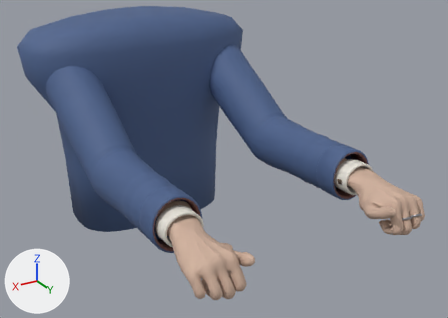
Renders of the Blender file assets/characters/fp_arms/source/fp_arms_blockout.blend from each side of a commit.
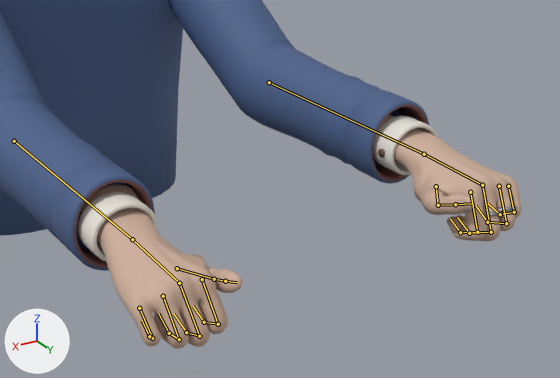
Old and new are each drawn whole from a 50 mm camera at (0.591, 1.388, 1.812) aimed at (-0.043, 0.333, 1.284) and again close up on the part from 24% to 100% of the width and 28% to 100% of the height. Every picture has the same lights, and +X, +Y and +Z are marked at lower left. The last two pictures show the newer version. Both versions are drawn at frame 1 of the action 'Wrap'; the numbers are the values there. The bones that change, and the others that lie on the model, are drawn over the model as lines in the close-ups.

Names of what the first close-up shows: 'FPArmsBody'.
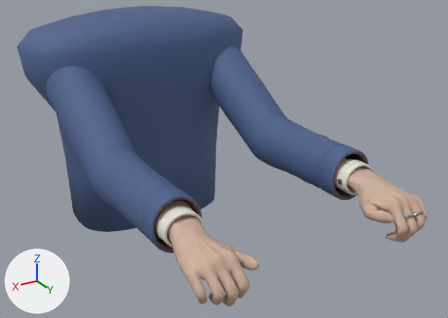
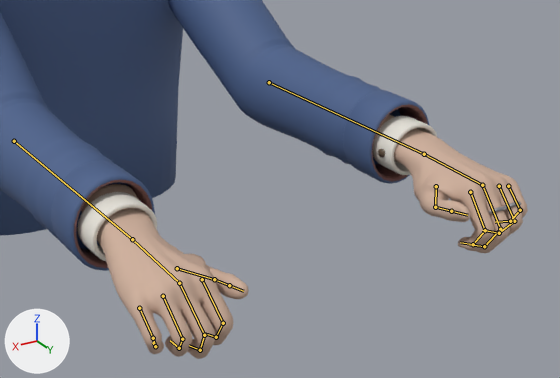
Boxes [x1, y1, x2, y2] around the edits, measured in the close-ups (560 x 378 px):
'FPArmsBody', posed
    before: [0, 0, 522, 349]
    after: [0, 0, 528, 359]
bone 'index_01_l', root to tip
    before: (470, 192) to (477, 232)
    after: (470, 192) to (485, 230)
bone 'index_02_l', root to tip
    before: (477, 232) to (460, 232)
    after: (485, 230) to (473, 244)
bone 'index_03_l', root to tip
    before: (460, 232) to (450, 218)
    after: (473, 244) to (460, 242)
bone 'middle_01_l', root to tip
    before: (482, 185) to (491, 232)
    after: (482, 185) to (500, 229)
bone 'middle_02_l', root to tip
    before: (491, 232) to (469, 233)
    after: (500, 229) to (484, 246)
bone 'middle_03_l', root to tip
    before: (469, 233) to (457, 217)
    after: (484, 246) to (469, 244)
bone 'ring_01_l', root to tip
    before: (499, 186) to (506, 223)
    after: (499, 186) to (514, 221)
bone 'ring_02_l', root to tip
    before: (506, 223) to (487, 222)
    after: (514, 221) to (499, 233)
bone 'ring_03_l', root to tip
    before: (487, 222) to (476, 206)
    after: (499, 233) to (482, 230)
bone 'pinky_01_l', root to tip
    before: (508, 186) to (514, 212)
    after: (508, 186) to (520, 210)
bone 'pinky_02_l', root to tip
    before: (514, 212) to (500, 214)
    after: (520, 210) to (510, 221)
bone 'pinky_03_l', root to tip
    before: (500, 214) to (488, 203)
    after: (510, 221) to (495, 222)
bone 'thumb_01_l', root to tip
    before: (436, 186) to (438, 205)
    after: (436, 186) to (435, 207)
bone 'thumb_02_l', root to tip
    before: (438, 205) to (455, 204)
    after: (435, 207) to (451, 211)
bone 'index_01_r', root to tip
    before: (202, 279) to (218, 324)
    after: (202, 279) to (223, 323)
bone 'index_02_r', root to tip
    before: (218, 324) to (204, 322)
    after: (223, 323) to (216, 337)
bone 'index_03_r', root to tip
    before: (204, 322) to (192, 305)
    after: (216, 337) to (204, 333)
bone 'middle_01_r', root to tip
    before: (179, 283) to (199, 336)
    after: (179, 283) to (204, 335)
bone 'middle_02_r', root to tip
    before: (199, 336) to (186, 332)
    after: (204, 335) to (200, 350)
bone 'middle_03_r', root to tip
    before: (186, 332) to (174, 314)
    after: (200, 350) to (189, 345)
bone 'ring_01_r', root to tip
    before: (163, 296) to (179, 339)
    after: (163, 296) to (182, 339)
bone 'ring_02_r', root to tip
    before: (179, 339) to (169, 333)
    after: (182, 339) to (179, 348)
bone 'ring_03_r', root to tip
    before: (169, 333) to (158, 313)
    after: (179, 348) to (170, 340)
bone 'pinky_01_r', root to tip
    before: (139, 308) to (152, 338)
    after: (139, 308) to (153, 338)
bone 'pinky_02_r', root to tip
    before: (152, 338) to (149, 336)
    after: (153, 338) to (155, 346)
bone 'pinky_03_r', root to tip
    before: (149, 336) to (142, 320)
    after: (155, 346) to (152, 342)
bone 'thumb_02_r', root to tip
    before: (214, 279) to (225, 281)
    after: (214, 279) to (229, 285)

The change in detail:
Bone 'index_01_l' (bone_index_01_l) turns from (-55, 0, 8) to (-40, 0, 8) degrees about its own x, y and z.
Bone 'index_02_l' (bone_index_02_l) turns from (-80, 0, 0) to (-60, 0, 0) degrees about its own x, y and z.
Bone 'index_03_l' (bone_index_03_l) turns from (-50, 0, 0) to (-40, 0, 0) degrees about its own x, y and z.
Bone 'middle_01_l' (bone_middle_01_l) turns from (-55, 0, 0) to (-40, 0, 0) degrees about its own x, y and z.
Bone 'middle_02_l' (bone_middle_02_l) turns from (-80, 0, 0) to (-60, 0, 0) degrees about its own x, y and z.
Bone 'middle_03_l' (bone_middle_03_l) turns from (-50, 0, 0) to (-40, 0, 0) degrees about its own x, y and z.
Bone 'ring_01_l' (bone_ring_01_l) turns from (-55, 0, -6) to (-40, 0, -6) degrees about its own x, y and z.
Bone 'ring_02_l' (bone_ring_02_l) turns from (-80, 0, 0) to (-60, 0, 0) degrees about its own x, y and z.
Bone 'ring_03_l' (bone_ring_03_l) turns from (-50, 0, 0) to (-40, 0, 0) degrees about its own x, y and z.
Bone 'pinky_01_l' (bone_pinky_01_l) turns from (-55, 0, -17) to (-40, 0, -17) degrees about its own x, y and z.
Bone 'pinky_02_l' (bone_pinky_02_l) turns from (-80, 0, 0) to (-60, 0, 0) degrees about its own x, y and z.
Bone 'pinky_03_l' (bone_pinky_03_l) turns from (-50, 0, 0) to (-40, 0, 0) degrees about its own x, y and z.
Bone 'thumb_01_l' (bone_thumb_01_l) turns from (-15, 55, 0) to (-10, 45, 0) degrees about its own x, y and z.
Bone 'thumb_02_l' (bone_thumb_02_l) turns from (-25, 0, 0) to (-20, 0, 0) degrees about its own x, y and z.
Bone 'index_01_r' (bone_index_01_r) turns from (-55, 0, -8) to (-40, 0, -8) degrees about its own x, y and z.
Bone 'index_02_r' (bone_index_02_r) turns from (-80, 0, 0) to (-60, 0, 0) degrees about its own x, y and z.
Bone 'index_03_r' (bone_index_03_r) turns from (-50, 0, 0) to (-40, 0, 0) degrees about its own x, y and z.
Bone 'middle_01_r' (bone_middle_01_r) turns from (-55, 0, 0) to (-40, 0, 0) degrees about its own x, y and z.
Bone 'middle_02_r' (bone_middle_02_r) turns from (-80, 0, 0) to (-60, 0, 0) degrees about its own x, y and z.
Bone 'middle_03_r' (bone_middle_03_r) turns from (-50, 0, 0) to (-40, 0, 0) degrees about its own x, y and z.
Bone 'ring_01_r' (bone_ring_01_r) turns from (-55, 0, 6) to (-40, 0, 6) degrees about its own x, y and z.
Bone 'ring_02_r' (bone_ring_02_r) turns from (-80, 0, 0) to (-60, 0, 0) degrees about its own x, y and z.
Bone 'ring_03_r' (bone_ring_03_r) turns from (-50, 0, 0) to (-40, 0, 0) degrees about its own x, y and z.
Bone 'pinky_01_r' (bone_pinky_01_r) turns from (-55, 0, 17) to (-40, 0, 17) degrees about its own x, y and z.
Bone 'pinky_02_r' (bone_pinky_02_r) turns from (-80, 0, 0) to (-60, 0, 0) degrees about its own x, y and z.
Bone 'pinky_03_r' (bone_pinky_03_r) turns from (-50, 0, 0) to (-40, 0, 0) degrees about its own x, y and z.
Bone 'thumb_01_r' (bone_thumb_01_r) turns from (-15, -55, 0) to (-10, -45, 0) degrees about its own x, y and z.
Bone 'thumb_02_r' (bone_thumb_02_r) turns from (-25, 0, 0) to (-20, 0, 0) degrees about its own x, y and z.
